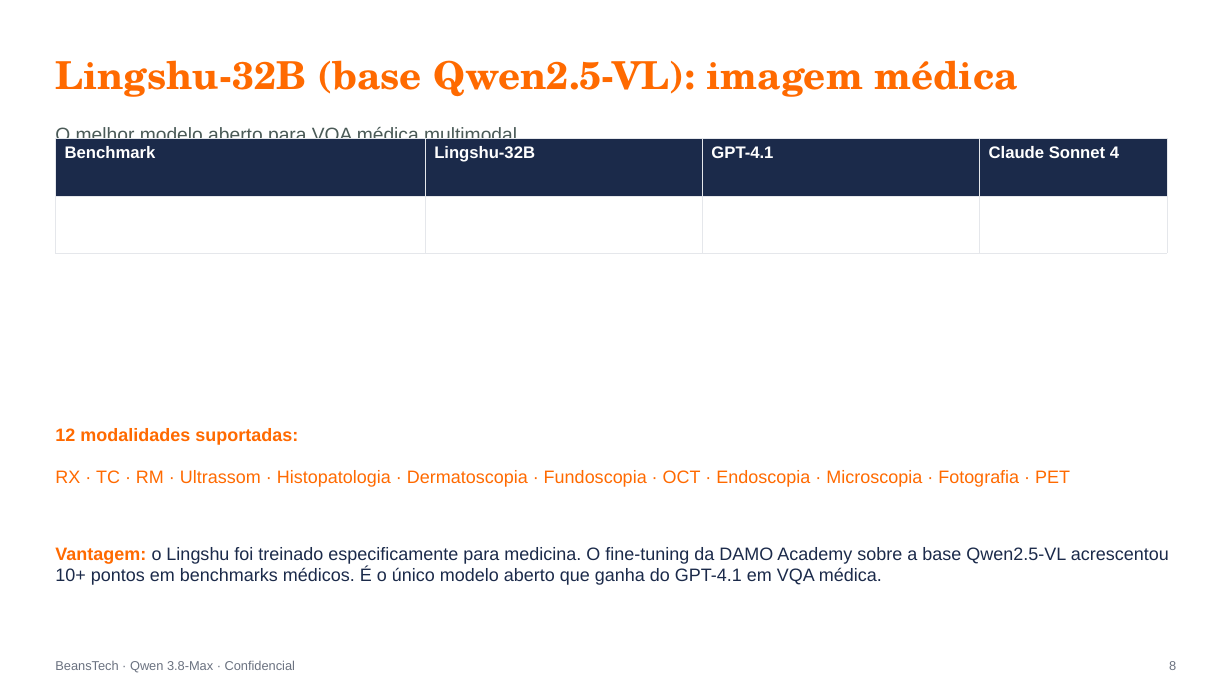
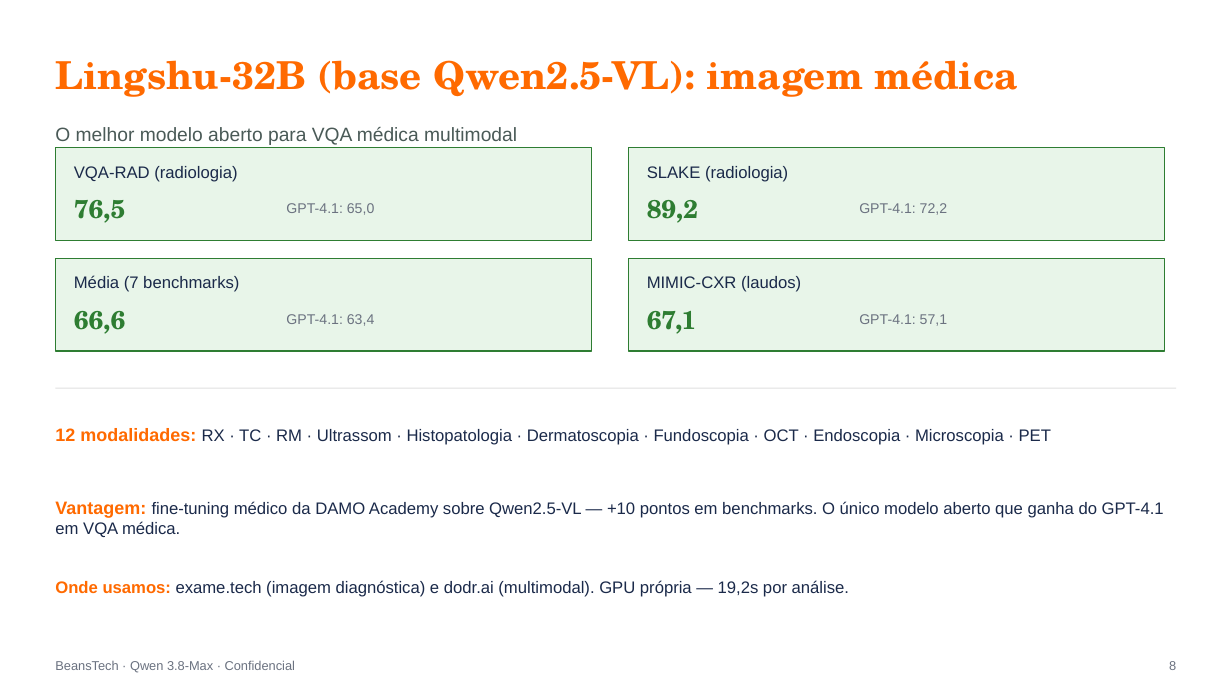
Before and after one commit to beanstechhub/healthtech-infra, a slide deck: slide 8 of apresentacoes/Qwen_Medicina_Eric_PT.pptx. Drawn at 1232x693 pixels with LibreOffice and Linux fonts; fonts in the diff are those of the drawing. Boxes give left, top, right and bottom in pixels: in the first picture for what was removed or moved away, otherwise in the second. Text is boxed around its words. In the diff, an @@ line names an element or a change of style, - is before the commit and + after.

```diff
--- a/apresentacoes/Qwen_Medicina_Eric_PT.pptx
+++ b/apresentacoes/Qwen_Medicina_Eric_PT.pptx
@@ table removed at [55, 139, 1167, 231], 2 rows, 4 columns @@
-Benchmark | Lingshu-32B | GPT-4.1 | Claude Sonnet 4
- |  |  | 
@@ rectangle added at [55, 148, 592, 240], fill #E8F5E9, outline #2E7D32 1 pt @@
@@ rectangle added at [628, 148, 1165, 240], fill #E8F5E9, outline #2E7D32 1 pt @@
@@ text added at [74, 166, 237, 182], 13 pt, text #1B2A4A @@
+VQA-RAD (radiologia)
@@ text added at [647, 166, 788, 182], 13 pt, text #1B2A4A @@
+SLAKE (radiologia)
@@ text added at [74, 200, 125, 223], 20 pt, text #2E7D32, bold @@
+76,5
@@ text added at [286, 203, 375, 215], 11 pt, text #6B7280 @@
+GPT-4.1: 65,0
@@ text added at [647, 200, 698, 223], 20 pt, text #2E7D32, bold @@
+89,2
@@ text added at [859, 203, 948, 215], 11 pt, text #6B7280 @@
+GPT-4.1: 72,2
@@ rectangle added at [55, 259, 592, 351], fill #E8F5E9, outline #2E7D32 1 pt @@
@@ rectangle added at [628, 259, 1165, 351], fill #E8F5E9, outline #2E7D32 1 pt @@
@@ text added at [74, 275, 239, 292], 13 pt, text #1B2A4A @@
+Média (7 benchmarks)
@@ text added at [647, 276, 801, 292], 13 pt, text #1B2A4A @@
+MIMIC-CXR (laudos)
@@ text added at [74, 311, 125, 334], 20 pt, text #2E7D32, bold @@
+66,6
@@ text added at [286, 314, 375, 326], 11 pt, text #6B7280 @@
+GPT-4.1: 63,4
@@ text added at [647, 311, 697, 334], 20 pt, text #2E7D32, bold @@
+67,1
@@ text added at [859, 314, 948, 326], 11 pt, text #6B7280 @@
+GPT-4.1: 57,1
@@ line added from (55, 388) to (1177, 388), #E0E0E0 0.75 pt @@
@@ text at [55, 428, 1051, 445]: text changed; size 14 to 13 pt; text colour #FF6A00 to #1B2A4A @@
-RX · TC · RM · Ultrassom · Histopatologia · Dermatoscopia · Fundoscopia · OCT · Endoscopia · Microscopia · Fotografia · PET
+12 modalidades: RX · TC · RM · Ultrassom · Histopatologia · Dermatoscopia · Fundoscopia · OCT · Endoscopia · Microscopia · PET
@@ text removed at [55, 428, 298, 445] @@
-12 modalidades suportadas:
@@ text at [55, 501, 1164, 537]: text changed; size 14 to 13 pt @@
-Vantagem: o Lingshu foi treinado especificamente para medicina. O fine-tuning da DAMO Academy sobre a base Qwen2.5-VL acrescentou 10+ pontos em benchmarks médicos. É o único modelo aberto que ganha do GPT-4.1 em VQA médica.
+Vantagem: fine-tuning médico da DAMO Academy sobre Qwen2.5-VL — +10 pontos em benchmarks. O único modelo aberto que ganha do GPT-4.1 em VQA médica.
@@ text added at [55, 580, 849, 597], 13 pt, text #1B2A4A @@
+Onde usamos: exame.tech (imagem diagnóstica) e dodr.ai (multimodal). GPU própria — 19,2s por análise.
```
Also in this commit, not shown: 1 other slide changed, 1 slide added, 3 other files.
